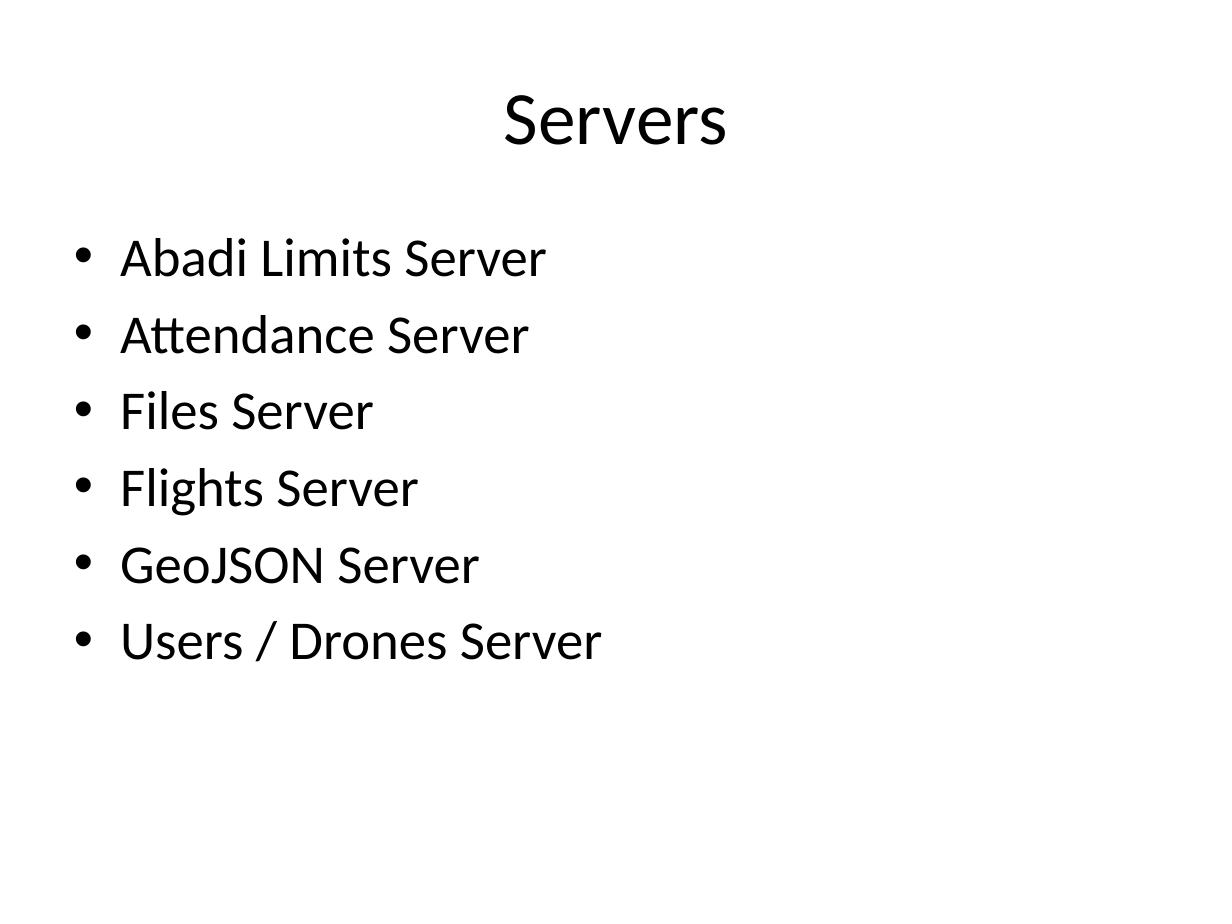
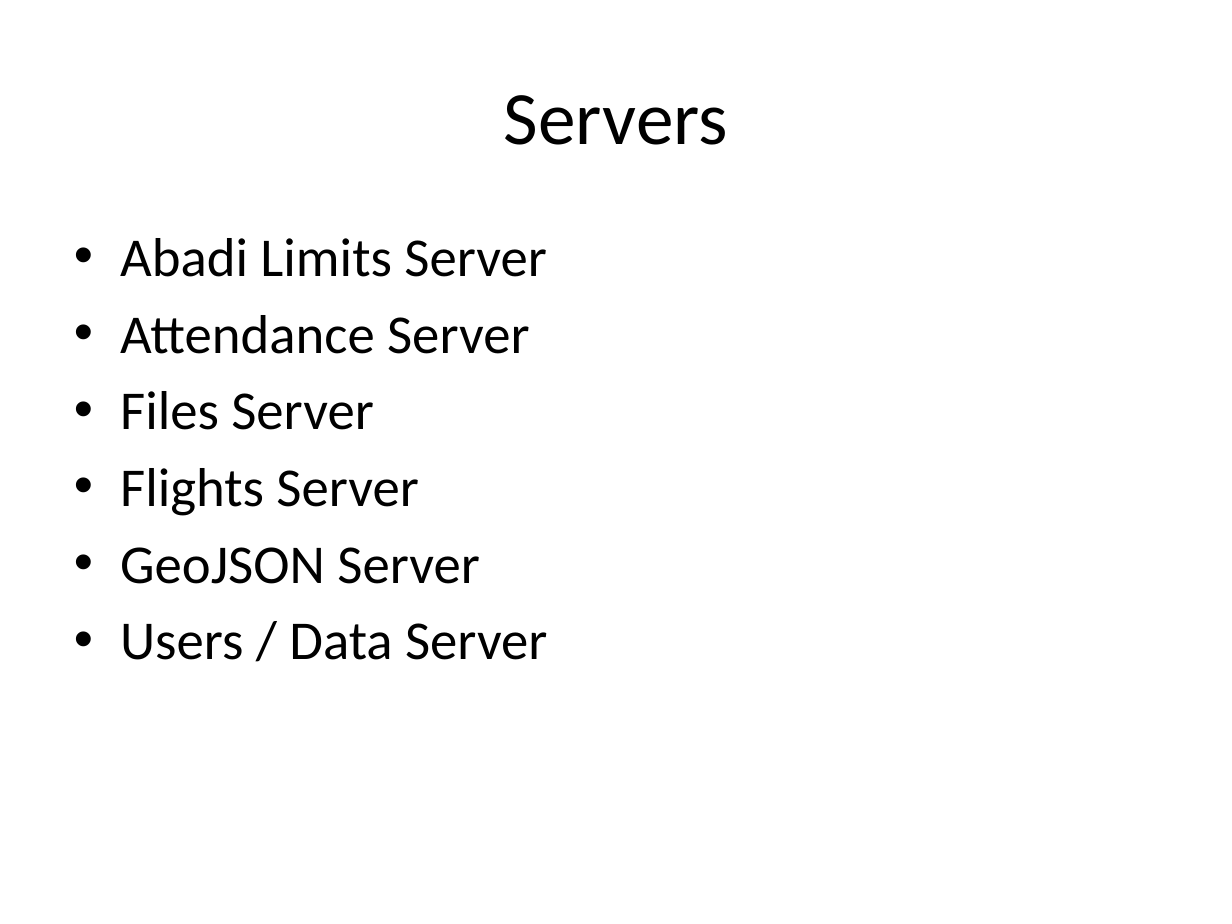
Before and after one commit to ruphil/Karnataka-GDC-Dedicated, a slide deck: slide 2 of Outline.pptx. Drawn at 1232x924 pixels with LibreOffice and Linux fonts; fonts in the diff are those of the drawing. Boxes give left, top, right and bottom in pixels: in the first picture for what was removed or moved away, otherwise in the second. Text is boxed around its words. In the diff, an @@ line names an element or a change of style, - is before the commit and + after.

```diff
--- a/Outline.pptx
+++ b/Outline.pptx
@@ text at [120, 623, 547, 660]: text changed @@
-• Users / Drones Server
+• Users / Data Server
```
Also in this commit, not shown: 2 other slides changed, 13 other files.
